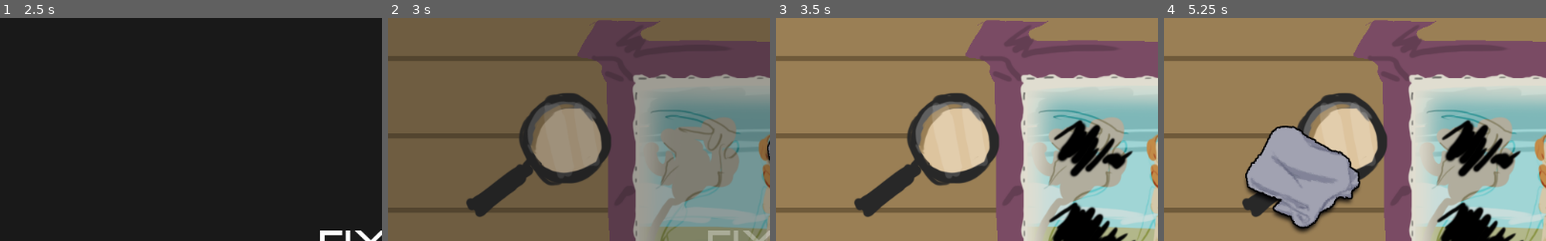
Above: before the commit, frames 1-4 (left to right).
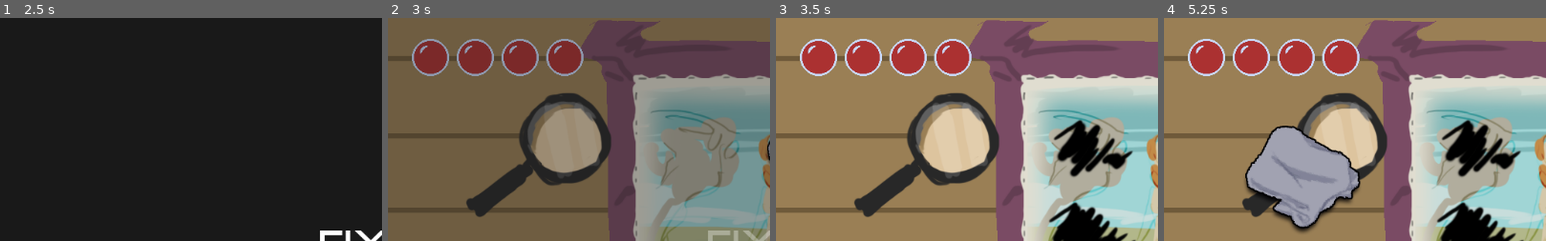
Above: after the commit, the same moments.

Repository: ericdsw/global_game_jam_2020
Game: Godot game, scene res://Game.tscn
Two runs of this game, one before a commit and one after it. Both use one fixed random seed, a clock stepped at 60 frames per second and the inputs below.
Inputs (mouse positions are % of the whole screen's width and height, from its top left):
- Up to frame 1 (2.5 s): tap Enter (ui_accept) at 0.5, 0.77, 2 s; move the mouse to (72, 45) at 0.52 s; press the mouse at (72, 45) at 0.53 s; release the mouse at (72, 45) at 1.25 s; click "Start Game" at 1.25 s; drag from (30, 55) to (45, 70) at 2.02 s
- Up to frame 2 (3 s): tap Enter (ui_accept) at 2.75 s; move the mouse to (60, 28) at 2.77 s; press the mouse at (60, 28) at 2.78 s
- Up to frame 3 (3.5 s): no input
- Up to frame 4 (5.25 s): release the mouse at (60, 28) at 3.5 s; drag from (45, 70) to (41, 30) at 3.52 s; move the mouse to (80, 65) at 4.27 s; press the mouse at (80, 65) at 4.28 s; tap Enter (ui_accept) at 4.52 s; release the mouse at (80, 65) at 5 s; drag from (20, 35) to (41, 48) at 5.02 s
The pictures show only the part of the screen within x 0-50%, y 0-50%; the shares and areas given below are measured in that part.

Frame 1 is identical in both runs. In frame 2, 5.1% of the frame differs, in the area x 6-52%, y 9-27%; in frame 3, 5.2%; in frame 4, 5.2%.

Commit message:
Game can now be finished by running out of lives

Diff:
--- /dev/null
+++ b/Elements/LifeContainer.gd
@@ -0,0 +1,21 @@
+extends HBoxContainer
+class_name LifeContainer
+
+onready var lives := get_children()
+onready var tween := get_node("Tween")
+
+func display_available_lives(amount: int) -> void:
+	for i in range(lives.size()):
+		if i < amount:
+			lives[i].rect_scale = Vector2(1,1)
+		else:
+			tween.interpolate_property(
+				lives[i], "rect_scale", lives[i].rect_scale, Vector2(), 0.3,
+				Tween.TRANS_BOUNCE, Tween.EASE_IN_OUT
+			)
+			tween.start()
+
+func reset() -> void:
+	tween.stop_all()
+	for life in lives:
+		life.rect_scale = Vector2(1,1)
--- /dev/null
+++ b/Elements/LifeContainer.tscn
@@ -0,0 +1,50 @@
+[gd_scene load_steps=3 format=2]
+
+[ext_resource path="res://Elements/LifeContainer.gd" type="Script" id=2]
+[ext_resource path="res://Resources/General/life_image.png" type="Texture" id=3]
+
+[node name="LifeContainer" type="HBoxContainer"]
+margin_right = 524.0
+margin_bottom = 50.0
+custom_constants/separation = 10
+script = ExtResource( 2 )
+__meta__ = {
+"_edit_use_anchors_": false
+}
+
+[node name="TextureRect" type="TextureRect" parent="."]
+margin_right = 50.0
+margin_bottom = 50.0
+rect_min_size = Vector2( 50, 50 )
+rect_pivot_offset = Vector2( 25, 25 )
+texture = ExtResource( 3 )
+expand = true
+
+[node name="TextureRect2" type="TextureRect" parent="."]
+margin_left = 60.0
+margin_right = 110.0
+margin_bottom = 50.0
+rect_min_size = Vector2( 50, 50 )
+rect_pivot_offset = Vector2( 25, 25 )
+texture = ExtResource( 3 )
+expand = true
+
+[node name="TextureRect3" type="TextureRect" parent="."]
+margin_left = 120.0
+margin_right = 170.0
+margin_bottom = 50.0
+rect_min_size = Vector2( 50, 50 )
+rect_pivot_offset = Vector2( 25, 25 )
+texture = ExtResource( 3 )
+expand = true
+
+[node name="TextureRect4" type="TextureRect" parent="."]
+margin_left = 180.0
+margin_right = 230.0
+margin_bottom = 50.0
+rect_min_size = Vector2( 50, 50 )
+rect_pivot_offset = Vector2( 25, 25 )
+texture = ExtResource( 3 )
+expand = true
+
+[node name="Tween" type="Tween" parent="."]
--- a/Game.gd
+++ b/Game.gd
@@ -14,6 +14,7 @@
 # UI references
 onready var overlay_node := get_node("OverlayNode") as Node2D
 onready var main_menu_wrapper := get_node("MainMenuWrapper") as Control
+onready var life_container := get_node("ContainerZFixer/LifeContainer") as LifeContainer
 
 # The current active minigame offset. This offset will be used to decide which
 # scene path inside the `minigames` array should be used to instance the next
@@ -30,6 +31,9 @@
 var _cur_minigame : BaseMinigame
 
 var _reserved_minigames := []
+
+func _ready() -> void:
+	life_container.hide()
 
 # ================================= Private ================================= #
 
@@ -69,6 +73,10 @@
 # After the transition finishes, the new minigame is started.
 func _enqueue_minigame(_minigame: BaseMinigame) -> void:
 
+	if _lives <= 0:
+		_game_finished()
+		return
+
 	# Perform the required minigame connections
 	_minigame.connect("success", self, "_on_miningame_succeeded")
 	_minigame.connect("failure", self, "_on_minigame_failure")
@@ -88,6 +96,7 @@
 	# statement will wait for the "peaked" signal before continuing execution. this
 	# is known as "coroutines".
 	yield(_instructions, "peaked")
+	life_container.show()
 	if _cur_minigame != null:
 		_cur_minigame.queue_free()
 	_cur_minigame = _minigame
@@ -122,7 +131,8 @@
 	_reserved_minigames += _duplicate_minigames
 
 func _substract_life() -> void:
-	pass
+	_lives -= 1
+	life_container.display_available_lives(_lives)
 
 # ================================ Callbacks ================================ #
 
@@ -152,27 +162,32 @@
 
 # Show the failure screen
 func _on_minigame_failure() -> void:
+
+	_substract_life()
+
 	if !_cur_minigame.no_overlay_for_fail:
-		_substract_life()
 		var _failure_ins = _failure_res.instance()
 		overlay_node.add_child(_failure_ins)
 		yield(_failure_ins, "finished")
 		_go_to_next_minigame()
 
 func _on_retry_requested() -> void:
-	# Reset the score
+
+	_lives = 4
 	_score = 0
 
-	# Enqueue the first minigame without calling `_go_to_next_offset()` to
-	# start the game.
-	var _first_minigame := load(minigames[0]).instance() as BaseMinigame
+	_reserved_minigames.clear()
+	_inject_new_minigame_set()
+
+	life_container.display_available_lives(_lives)
+	var _first_minigame := load(_reserved_minigames[0]).instance() as BaseMinigame
 	_enqueue_minigame(_first_minigame)
 
 func _on_minigame_request_next(_data := {}) -> void:
-	if _data.has("type"):
-		var _type = _data["type"]
-		if _type == "success":
-			_calculate_score(_data["time_left"])
-		else:
-			_substract_life()
+#	if _data.has("type"):
+#		var _type = _data["type"]
+#		if _type == "success":
+#			_calculate_score(_data["time_left"])
+#		else:
+#			_substract_life()
 	_go_to_next_minigame()
--- a/Game.tscn
+++ b/Game.tscn
@@ -1,9 +1,10 @@
-[gd_scene load_steps=8 format=2]
+[gd_scene load_steps=9 format=2]
 
 [ext_resource path="res://Game.gd" type="Script" id=1]
 [ext_resource path="res://Resources/good times rg.ttf" type="DynamicFontData" id=2]
 [ext_resource path="res://Resources/General/DefaultButtonStyle.tres" type="StyleBox" id=3]
 [ext_resource path="res://Elements/BaseButton.tscn" type="PackedScene" id=4]
+[ext_resource path="res://Elements/LifeContainer.tscn" type="PackedScene" id=5]
 
 [sub_resource type="DynamicFont" id=1]
 size = 48
@@ -129,5 +130,14 @@
 [node name="AnimationPlayer" type="AnimationPlayer" parent="."]
 autoplay = "intro_anim"
 anims/intro_anim = SubResource( 3 )
+
+[node name="ContainerZFixer" type="Node2D" parent="."]
+z_index = 9
+
+[node name="LifeContainer" parent="ContainerZFixer" instance=ExtResource( 5 )]
+margin_left = -479.956
+margin_top = -271.923
+margin_right = 44.0443
+margin_bottom = -221.923
 [connection signal="pressed" from="MainMenuWrapper/StartButton" to="." method="_on_StartButton_pressed"]
 [connection signal="pressed" from="MainMenuWrapper/Credits" to="." method="_on_Credits_pressed"]
--- a/project.godot
+++ b/project.godot
@@ -28,12 +28,18 @@
 "class": "LetterCube",
 "language": "GDScript",
 "path": "res://Screens/MiniGames/DragTheCubes/Elements/LetterCube.gd"
+}, {
+"base": "HBoxContainer",
+"class": "LifeContainer",
+"language": "GDScript",
+"path": "res://Elements/LifeContainer.gd"
 } ]
 _global_script_class_icons={
 "BaseMinigame": "",
 "BaseOverlay": "",
 "InstructionsOverlay": "",
-"LetterCube": ""
+"LetterCube": "",
+"LifeContainer": ""
 }
 
 [application]
Binary file added: Resources/General/life_image.png
Not shown, added: Resources/General/life_image.png.import
Not shown, changed: Resources/.DS_Store
